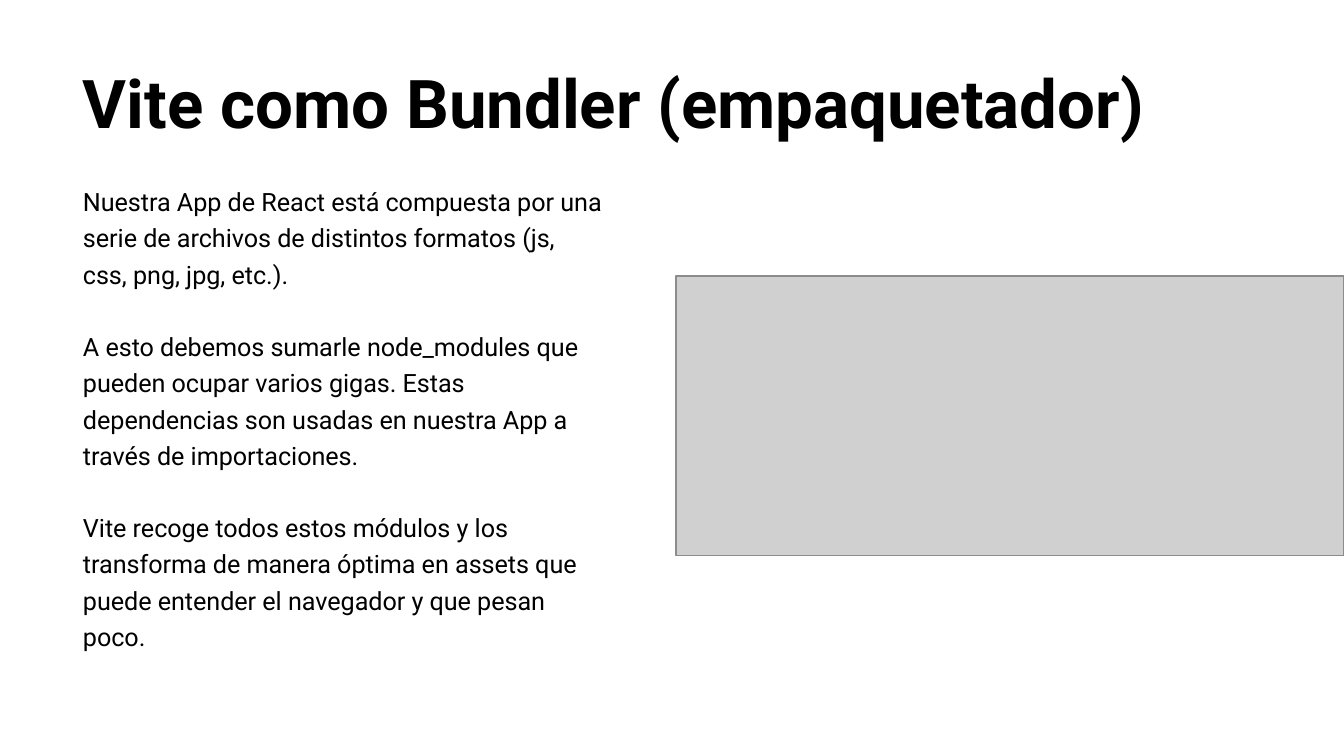
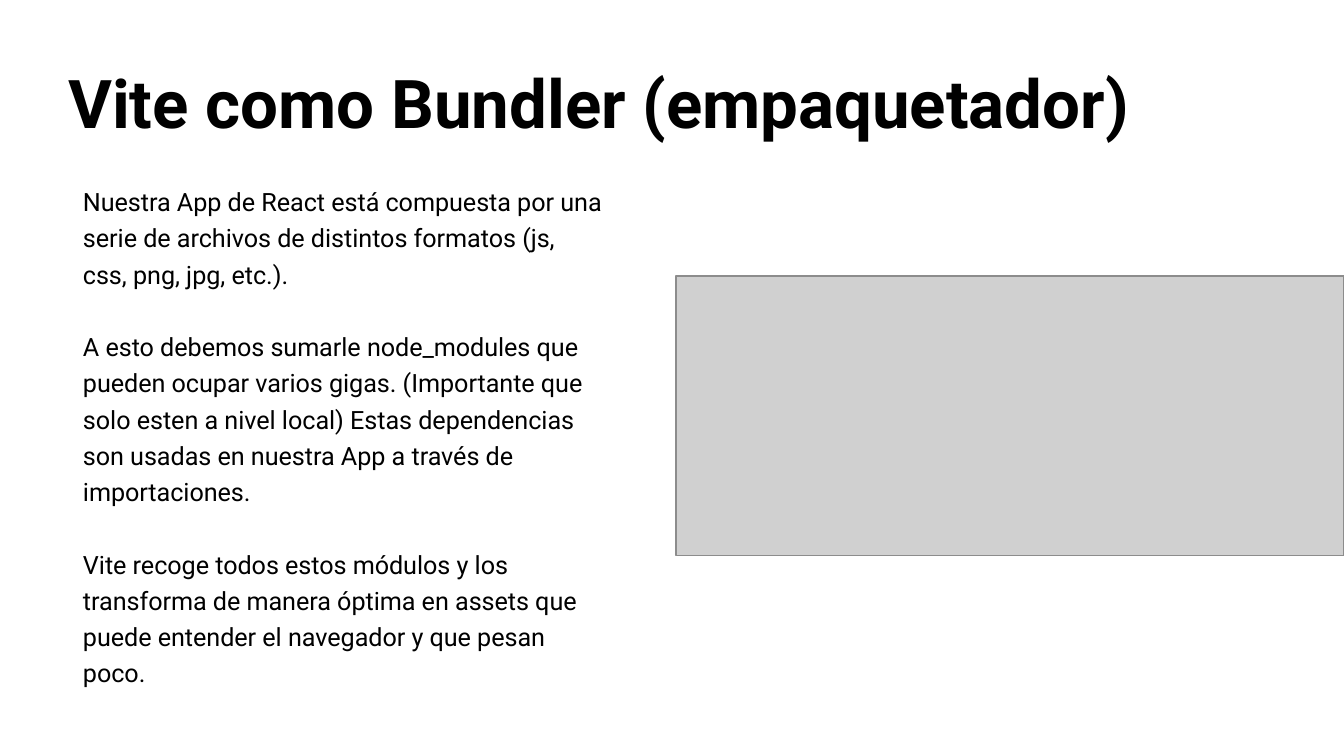
Before and after one commit to Arturogrottoli/Project-React-Js, a slide deck: slide 4 of Clase02/Unidad 2 - Clase en vivo.pptx. Drawn at 1344x756 pixels with LibreOffice and Linux fonts; fonts in the diff are those of the drawing; grey boxes stand for pictures; background and template pictures are left out. Boxes give left, top, right and bottom in pixels: in the first picture for what was removed or moved away, otherwise in the second. Text is boxed around its words. In the diff, an @@ line names an element or a change of style, - is before the commit and + after.

```diff
--- a/Clase02/Unidad 2 - Clase en vivo.pptx
+++ b/Clase02/Unidad 2 - Clase en vivo.pptx
@@ text "Vite como Bundler (empaquetador)": place and size @@
-text "Vite como Bundler (empaquetador)" at bbox=[83, 75, 1144, 143]
+text "Vite como Bundler (empaquetador)" at bbox=[68, 75, 1129, 143]
@@ text at bbox=[83, 337, 582, 506]: text changed @@
-A esto debemos sumarle node_modules que pueden ocupar varios gigas. Estas dependencias son usadas en nuestra App a través de importaciones.
+A esto debemos sumarle node_modules que pueden ocupar varios gigas. (Importante que solo esten a nivel local) Estas dependencias son usadas en nuestra App a través de importaciones.
```
Also in this commit, not shown: 3 other slides changed, 2 slides removed.
